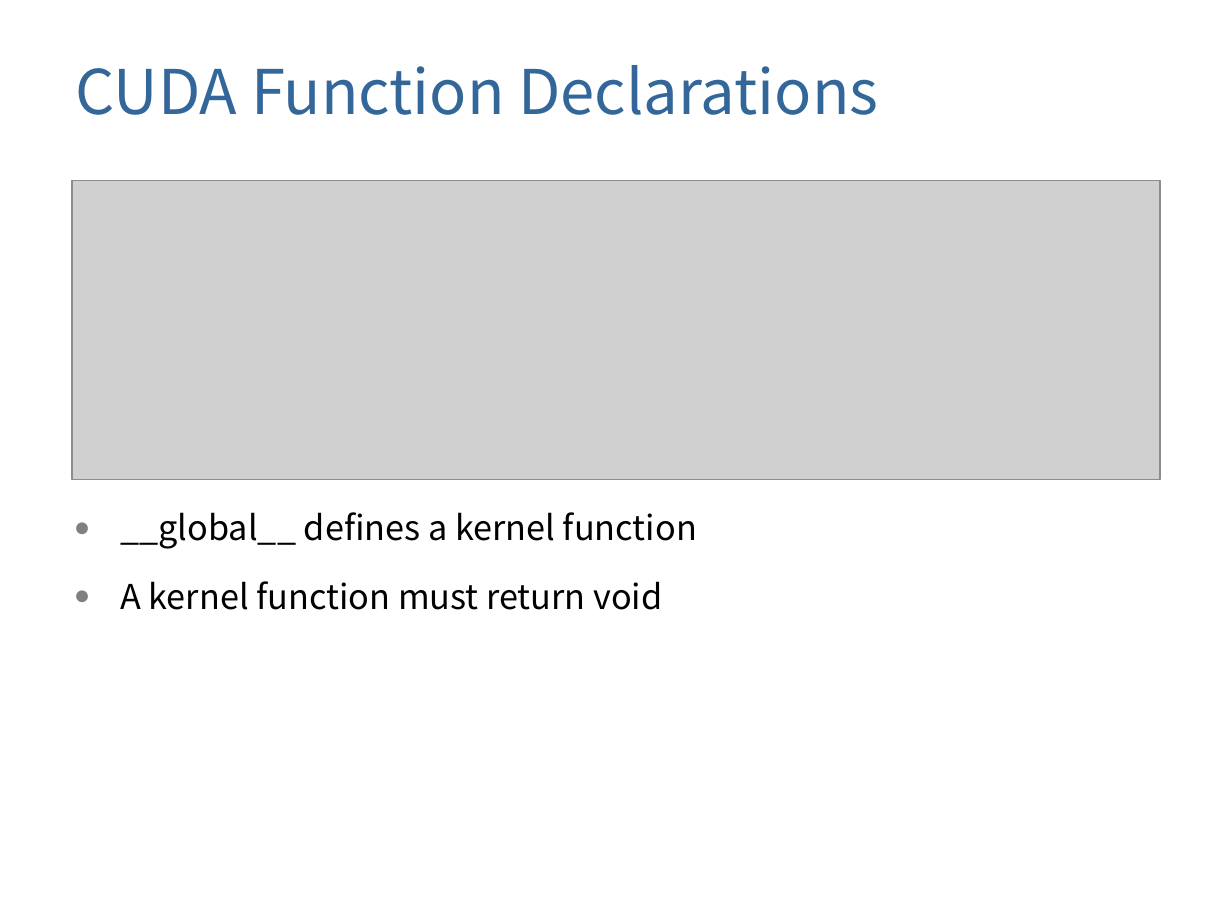
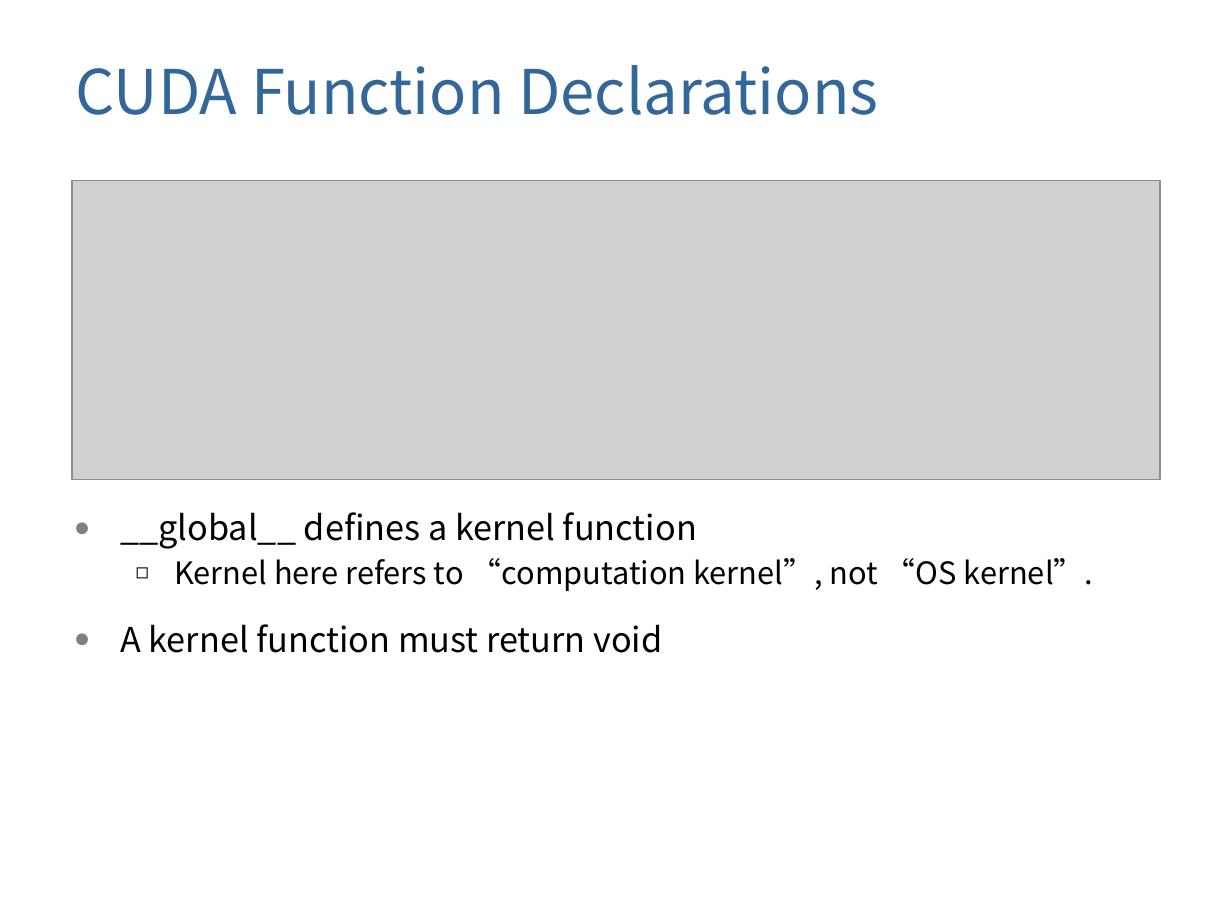
Before and after one commit to gulaoshi/gu.github.io, a slide deck: slide 26 of AdvOS/PPT+papers/L04-GPU.pptx. Drawn at 1232x924 pixels with LibreOffice and Linux fonts; fonts in the diff are those of the drawing; grey boxes stand for pictures; background and template pictures are left out. Boxes give left, top, right and bottom in pixels: in the first picture for what was removed or moved away, otherwise in the second. Text is boxed around its words. In the diff, an @@ line names an element or a change of style, - is before the commit and + after.

```diff
--- a/AdvOS/PPT+papers/L04-GPU.pptx
+++ b/AdvOS/PPT+papers/L04-GPU.pptx
@@ text at [174,558,1093,591]: paragraph added @@
+  ◻ Kernel here refers to “computation kernel”, not “OS kernel”.
```
Also in this commit, not shown: 8 other slides changed.
